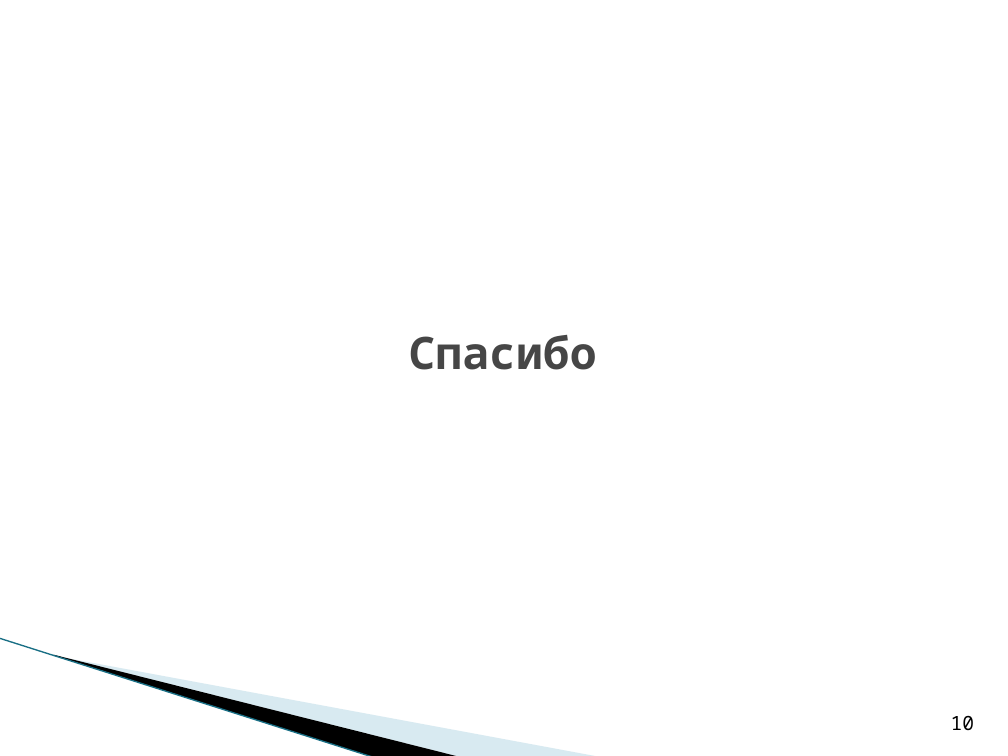
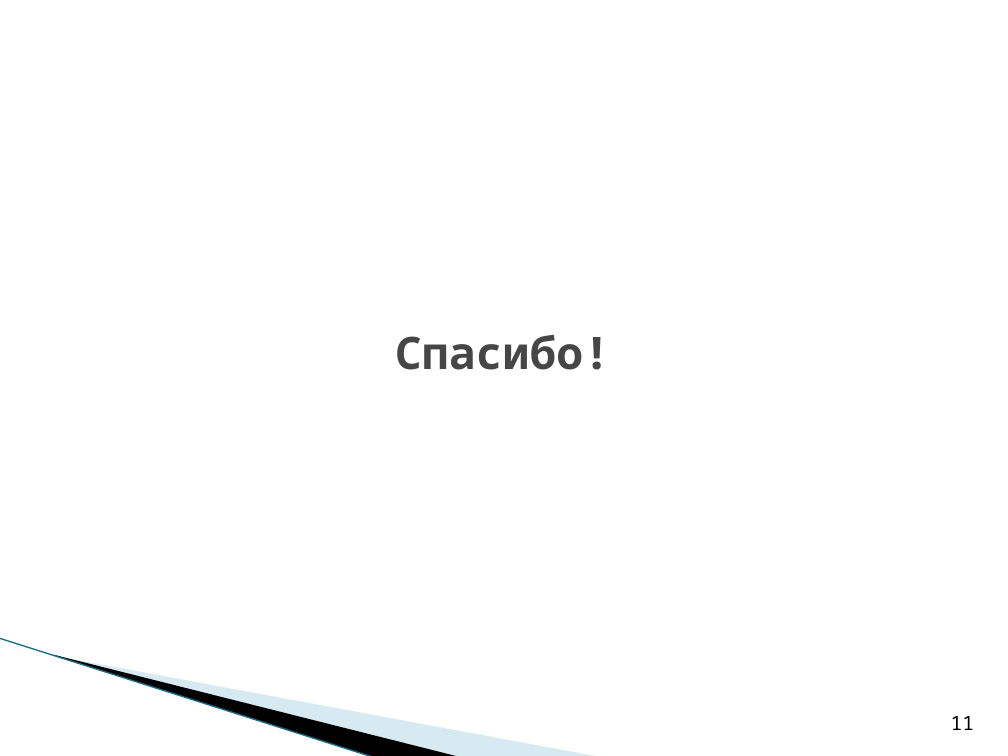
Before and after one commit to saviord7/applicant-service, a slide deck: slide 11 of reports/7_project_report_template_LETI_2021 (Rus-Eng).ppt (slide 10 before the commit). Drawn at 1008x756 pixels with LibreOffice and Linux fonts; fonts in the diff are those of the drawing; background and template pictures are left out. Boxes give left, top, right and bottom in pixels: in the first picture for what was removed or moved away, otherwise in the second. Text is boxed around its words. In the diff, an @@ line names an element or a change of style, - is before the commit and + after.

```diff
--- a/reports/7_project_report_template_LETI_2021 (Rus-Eng).ppt
+++ b/reports/7_project_report_template_LETI_2021 (Rus-Eng).ppt
@@ title at (395, 335, 610, 370): text changed @@
-Спасибо
+Спасибо!
@@ page number at (951, 716, 975, 730): text changed @@
-10
+11
```
Also in this commit, not shown: 7 other slides changed, 1 slide added.
